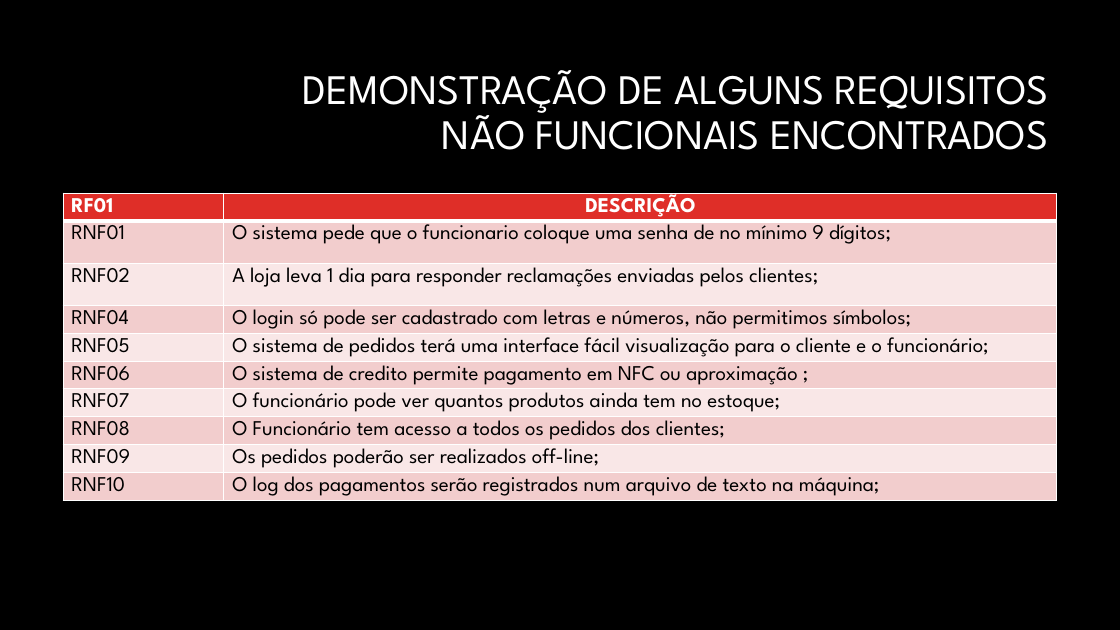
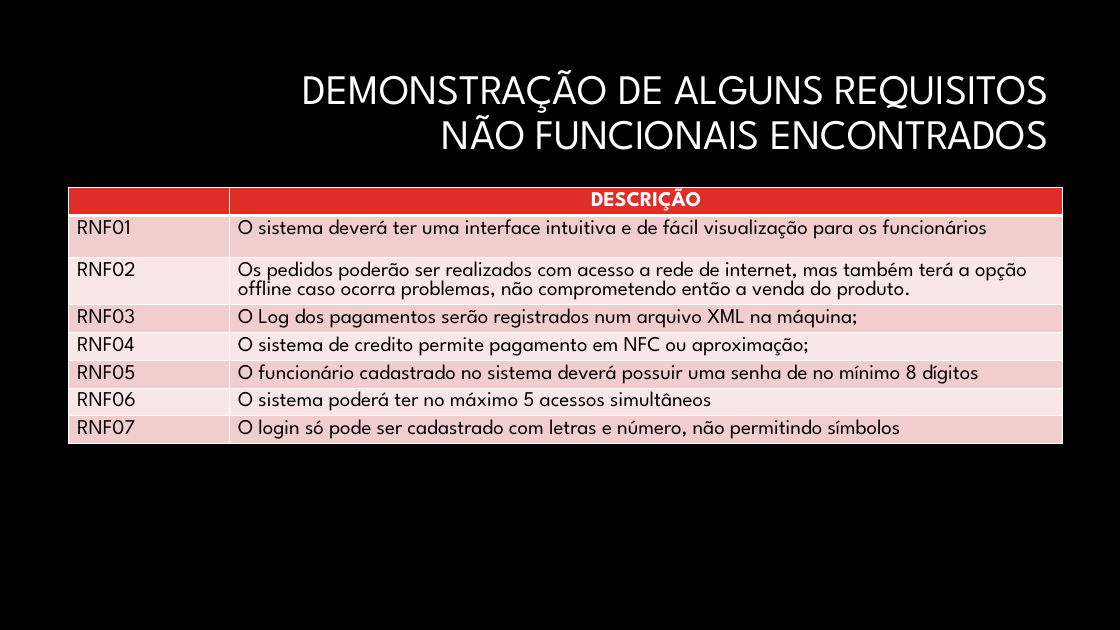
Before and after one commit to dot-coders/commercial-control-system, a slide deck: slide 5 of Slide_sistema_de_controle_comercial_04_05.pptx. Drawn at 1120x630 pixels with LibreOffice and Linux fonts; fonts in the diff are those of the drawing; background and template pictures are left out. Boxes give left, top, right and bottom in pixels: in the first picture for what was removed or moved away, otherwise in the second. Text is boxed around its words. In the diff, an @@ line names an element or a change of style, - is before the commit and + after.

Commit message:
Ajustes no slide e no arquivo de levantamento de requisitos

```diff
--- a/Slide_sistema_de_controle_comercial_04_05.pptx
+++ b/Slide_sistema_de_controle_comercial_04_05.pptx
@@ table at <box>69,187,1064,557</box> @@
-row 1: RF01 | DESCRIÇÃO
-row 2: RNF01 | O sistema pede que o funcionario coloque uma senha de no mínimo 9 dígitos;
-row 3: RNF02 | A loja leva 1 dia para responder reclamações enviadas pelos clientes;
-row 4: RNF04 | O login só pode ser cadastrado com letras e números, não permitimos símbolos;
-row 5: RNF05 | O sistema de pedidos terá uma interface fácil visualização para o cliente e o funcionário;
-row 6: RNF06 | O sistema de credito permite pagamento em NFC ou aproximação ;
-row 7: RNF07 | O funcionário pode ver quantos produtos ainda tem no estoque;
-row 8: RNF08 | O Funcionário tem acesso a todos os pedidos dos clientes;
-row 9: RNF09 | Os pedidos poderão ser realizados off-line;
-row 10: RNF10 | O log dos pagamentos serão registrados num arquivo de texto na máquina;
+row 1:  | DESCRIÇÃO
+row 2: RNF01 | O sistema deverá ter uma interface intuitiva e de fácil visualização para os funcionários
+row 3: RNF02 | Os pedidos poderão ser realizados com acesso a rede de internet, mas também terá a opção offline caso ocorra problemas, não comprometendo então a venda do produto.
+row 4: RNF03 | O Log dos pagamentos serão registrados num arquivo XML na máquina;
+row 5: RNF04 | O sistema de credito permite pagamento em NFC ou aproximação;
+row 6: RNF05 | O funcionário cadastrado no sistema deverá possuir uma senha de no mínimo 8 dígitos
+row 7: RNF06 | O sistema poderá ter no máximo 5 acessos simultâneos
+row 8: RNF07 | O login só pode ser cadastrado com letras e número, não permitindo símbolos
@@ table: place and size @@
-table at <box>63,193,1058,572</box>
+table at <box>69,187,1064,557</box>
```
Also in this commit, not shown: 3 other slides changed, 1 other file.
